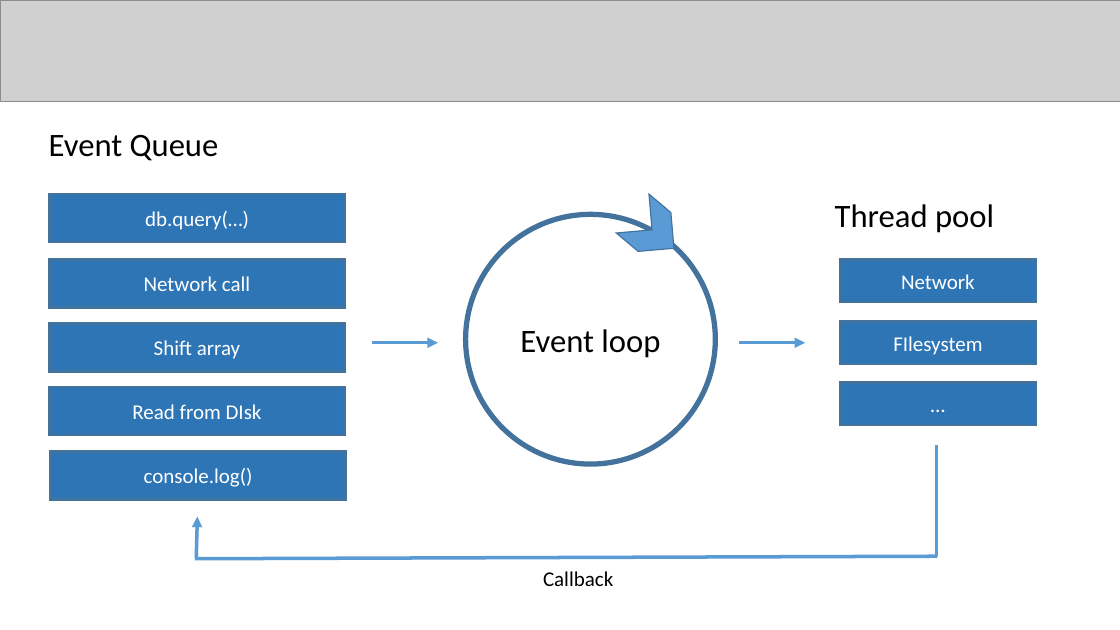
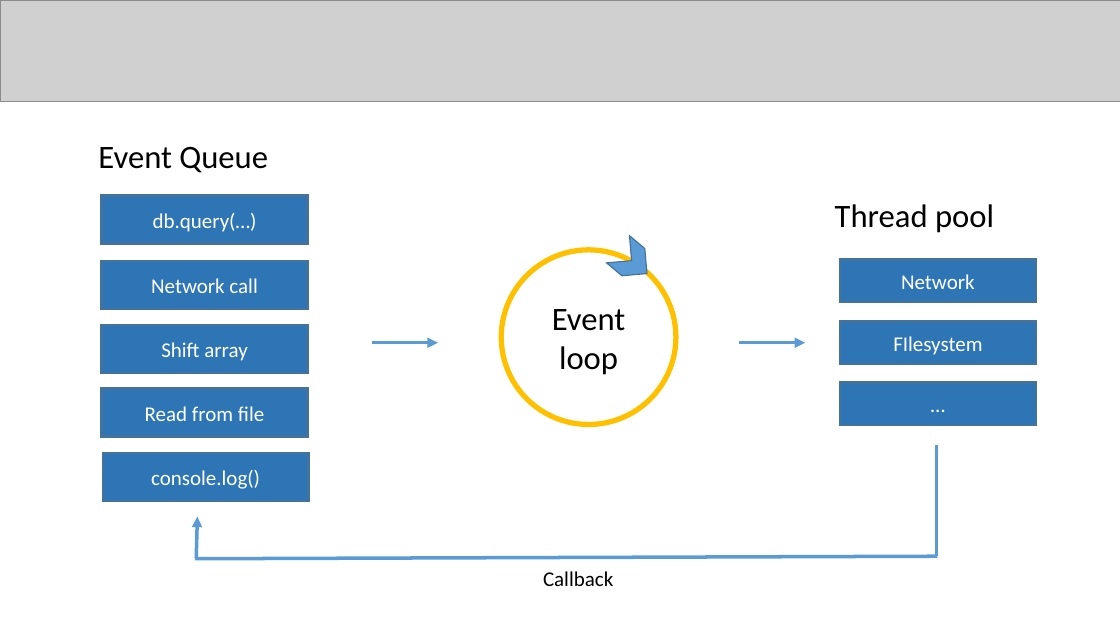
Before and after one commit to badescuga/NodeJsDemo, a slide deck: slide 9 of slidedeck/slides.pptx (slide 11 before the commit). Drawn at 1120x630 pixels with LibreOffice and Linux fonts; fonts in the diff are those of the drawing; grey boxes stand for pictures. Boxes give left, top, right and bottom in pixels: in the first picture for what was removed or moved away, otherwise in the second. Text is boxed around its words. In the diff, an @@ line names an element or a change of style, - is before the commit and + after.

```diff
--- a/slidedeck/slides.pptx
+++ b/slidedeck/slides.pptx
@@ text "Event Queue": place and size @@
-text "Event Queue" at <box>49,134,219,161</box>
+text "Event Queue" at <box>98,146,268,173</box>
@@ rectangle "db.query(…)": place and size @@
-rectangle "db.query(…)" at <box>50,194,344,242</box>
+rectangle "db.query(…)" at <box>102,196,308,244</box>
@@ chevron: place and size @@
-chevron at <box>617,194,690,268</box>
+chevron at <box>607,236,659,287</box>
@@ rectangle "Network call": place and size @@
-rectangle "Network call" at <box>50,260,344,308</box>
+rectangle "Network call" at <box>102,261,308,309</box>
@@ ellipse "Event loop": place and size @@
-ellipse "Event loop" at <box>465,214,715,464</box>
+ellipse "Event loop" at <box>502,250,676,424</box>
@@ ellipse "Event loop" at <box>502,250,676,424</box>: outline #43739E 4.5 pt to #FFC000 4.5 pt @@
@@ rectangle "Shift array": place and size @@
-rectangle "Shift array" at <box>50,323,344,371</box>
+rectangle "Shift array" at <box>102,325,308,373</box>
@@ rectangle "Read from file": place and size @@
-rectangle "Read from file" at <box>50,387,344,435</box>
+rectangle "Read from file" at <box>102,389,308,437</box>
@@ text in rectangle at <box>145,406,264,421</box>: text changed @@
-Read from DIsk
+Read from file
@@ rectangle "console.log()": place and size @@
-rectangle "console.log()" at <box>50,451,345,499</box>
+rectangle "console.log()" at <box>103,453,308,501</box>
```
Also in this commit, not shown: 5 other slides changed, 2 slides added, 1 slide removed.
